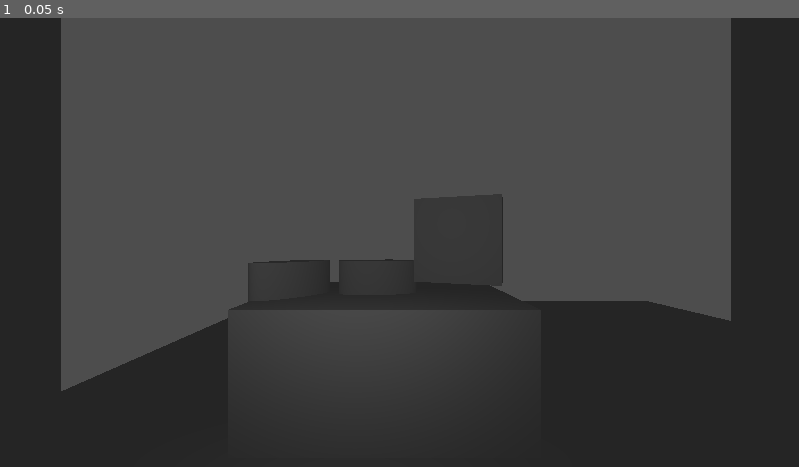
Above: before the commit, frame 1.
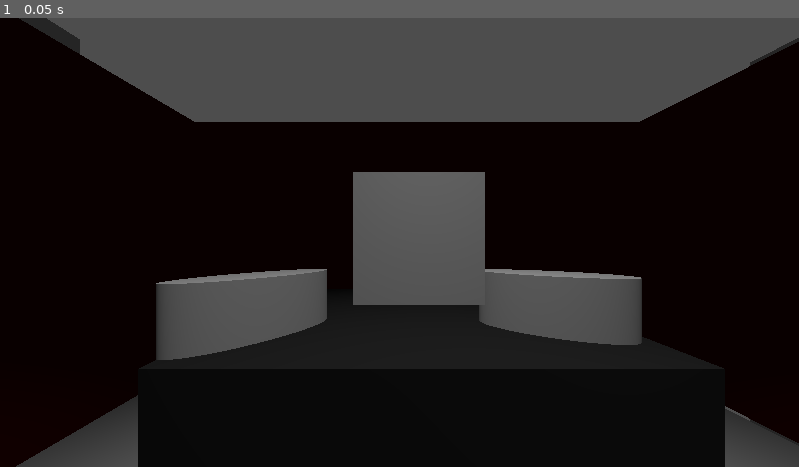
Above: after the commit, the same moment.

Repository: aaracan246/gameoff2025-ettudiopitijopo
Game: Godot game, scene res://Scenes/demo.tscn
The game is run twice, just before and just after one commit, with the same random seed, the same clock (stepped at 60 frames per second) and the same inputs.
Inputs:
- Up to frame 1 (0.05 s): no input

The runs differ from the first frame. In frame 1, 75% of the frame differs, in the area x 0-100%, y 0-100%.

Commit message:
Add map asset and radio scene; update demo and player

Diff:
--- a/waves-from-beyond/Scenes/demo.tscn
+++ b/waves-from-beyond/Scenes/demo.tscn
@@ -1,11 +1,15 @@
-[gd_scene load_steps=7 format=3 uid="uid://cq3tykgg15qkd"]
+[gd_scene load_steps=11 format=3 uid="uid://cq3tykgg15qkd"]
 
 [ext_resource type="PackedScene" uid="uid://ct3rcan86re81" path="res://Scenes/player.tscn" id="1_nsw6b"]
+[ext_resource type="Texture2D" uid="uid://bgdtbfvupwjk7" path="res://Assets/map.jpg" id="2_ie00b"]
 
 [sub_resource type="Environment" id="Environment_nsw6b"]
 ambient_light_energy = 1.48
 
 [sub_resource type="BoxMesh" id="BoxMesh_nsw6b"]
+
+[sub_resource type="StandardMaterial3D" id="StandardMaterial3D_nsw6b"]
+albedo_color = Color(0, 0, 0, 1)
 
 [sub_resource type="PlaneMesh" id="PlaneMesh_ie00b"]
 size = Vector2(13.39, 13.005)
@@ -14,35 +18,72 @@
 
 [sub_resource type="BoxMesh" id="BoxMesh_glc8m"]
 
+[sub_resource type="BoxMesh" id="BoxMesh_ie00b"]
+
+[sub_resource type="StandardMaterial3D" id="StandardMaterial3D_glc8m"]
+albedo_color = Color(0.21470988, 0.035365377, 0, 1)
+
 [node name="Demo" type="Node3D"]
 
 [node name="WorldEnvironment" type="WorldEnvironment" parent="."]
 environment = SubResource("Environment_nsw6b")
 
-[node name="MeshInstance3D2" type="MeshInstance3D" parent="."]
+[node name="Player" parent="." instance=ExtResource("1_nsw6b")]
+transform = Transform3D(1, 0, 0, 0, 1, 0, 0, 0, 1, -0.30649328, 0, -1.6550336)
+
+[node name="Room" type="Node3D" parent="."]
+
+[node name="MeshInstance3D2" type="MeshInstance3D" parent="Room"]
 transform = Transform3D(2.9961286, 0, 0, 0, 2.8322334, 0, 0, 0, 1.9997027, -0.14308167, -2.0607307, -3.7993364)
 mesh = SubResource("BoxMesh_nsw6b")
 skeleton = NodePath("../MeshInstance3D")
+surface_material_override/0 = SubResource("StandardMaterial3D_nsw6b")
 
-[node name="MeshInstance3D" type="MeshInstance3D" parent="."]
-transform = Transform3D(1, 0, 0, 0, 1, 0, 0, 0, 1, 2.0140023, -2.0607307, -3.7993364)
+[node name="MeshInstance3D" type="MeshInstance3D" parent="Room"]
+transform = Transform3D(1, 0, 0, 0, 1, 0, 0, 0, 1, -2.9607418, -2.0607307, -2.4144464)
 mesh = SubResource("PlaneMesh_ie00b")
+skeleton = NodePath("../..")
 
-[node name="SpotLight3D" type="SpotLight3D" parent="."]
-transform = Transform3D(1, 0, 0, 0, 1, 0, 0, 0, 1, -0.42730904, 0.22622538, 0.5489726)
+[node name="SpotLight3D" type="SpotLight3D" parent="Room"]
+transform = Transform3D(1, 0, 0, 0, -0.13576746, 0.9907408, 0, -0.9907408, -0.13576746, -0.04697442, 3.5245607, -2.0892105)
+light_energy = 5.0
+spot_range = 10.0
 
-[node name="MeshInstance3D4" type="MeshInstance3D" parent="."]
-transform = Transform3D(0.72923136, 0, 0.24237487, 0, 0.24770208, 0, -0.68426716, 0, 0.25830165, -1.302499, -0.47698164, -3.5717173)
+[node name="MeshInstance3D4" type="MeshInstance3D" parent="Room"]
+transform = Transform3D(0.72923136, 0, 0.24237487, 0, 0.24770208, 0, -0.68426716, 0, 0.25830165, -1.302499, -0.47698164, -3.2511234)
 mesh = SubResource("CylinderMesh_ie00b")
 skeleton = NodePath("../MeshInstance3D3")
 
-[node name="MeshInstance3D5" type="MeshInstance3D" parent="."]
-transform = Transform3D(0.9932355, 0, 0.041129597, 0, 0.24770208, 0, -0.11611609, 0, 0.35181487, -0.27354598, -0.47698164, -3.7617407)
+[node name="MeshInstance3D5" type="MeshInstance3D" parent="Room"]
+transform = Transform3D(0.9175464, 0, -0.14084424, 0, 0.24770208, 0, 0.3976282, 0, 0.32500494, 0.81327045, -0.47698164, -3.32255)
 mesh = SubResource("CylinderMesh_ie00b")
 skeleton = NodePath("../MeshInstance3D3")
 
-[node name="MeshInstance3D3" type="MeshInstance3D" parent="."]
-transform = Transform3D(0.9352402, 0, -0.12539543, 0, 0.99999994, 0, 0.35401353, 0, 0.33127224, 0.70887256, 0.027065754, -3.521884)
+[node name="MeshInstance3D3" type="MeshInstance3D" parent="Room"]
+transform = Transform3D(0.99999976, 0, 0, 0, 0.9999999, 0, 0, 0, 0.35421076, -0.16012561, 0.027065754, -3.521884)
 mesh = SubResource("BoxMesh_glc8m")
+skeleton = NodePath("../..")
 
-[node name="Player" parent="." instance=ExtResource("1_nsw6b")]
+[node name="MeshInstance3D6" type="MeshInstance3D" parent="Room"]
+transform = Transform3D(1, 0, 0, 0, 4.0497723, 0, 0, 0, 12.821533, 4.2202024, 0, -2.1853433)
+mesh = SubResource("BoxMesh_ie00b")
+surface_material_override/0 = SubResource("StandardMaterial3D_glc8m")
+
+[node name="MeshInstance3D7" type="MeshInstance3D" parent="Room"]
+transform = Transform3D(-4.371139e-08, 0, -12.821533, 0, 4.0497723, 0, 1, 0, -5.60447e-07, -1.5026696, 0.009033918, -5.959456)
+mesh = SubResource("BoxMesh_ie00b")
+surface_material_override/0 = SubResource("StandardMaterial3D_glc8m")
+
+[node name="MeshInstance3D8" type="MeshInstance3D" parent="Room"]
+transform = Transform3D(-1, 0, 1.120894e-06, 0, 4.0497723, 0, -8.742278e-08, 0, -12.821533, -4.2606525, 0.009033918, -3.0847378)
+mesh = SubResource("BoxMesh_ie00b")
+surface_material_override/0 = SubResource("StandardMaterial3D_glc8m")
+
+[node name="MeshInstance3D9" type="MeshInstance3D" parent="Room"]
+transform = Transform3D(1.3113416e-07, 0, 12.821533, 0, 4.0497723, 0, -1, 0, 1.681341e-06, -0.38584518, 0.009033918, 2.8374987)
+mesh = SubResource("BoxMesh_ie00b")
+surface_material_override/0 = SubResource("StandardMaterial3D_glc8m")
+
+[node name="Sprite3D" type="Sprite3D" parent="Room"]
+transform = Transform3D(0.01204053, 0, -0.20901133, 0, 0.20935786, 0, 0.20901133, 0, 0.01204053, 3.5484738, 0, -1)
+texture = ExtResource("2_ie00b")
--- a/waves-from-beyond/Scenes/player.tscn
+++ b/waves-from-beyond/Scenes/player.tscn
@@ -13,10 +13,11 @@
 [sub_resource type="BoxMesh" id="BoxMesh_cvnsp"]
 
 [node name="Player" type="Camera3D"]
+fov = 90.0
 script = ExtResource("1_v0iea")
 
 [node name="Right" type="Area3D" parent="."]
-transform = Transform3D(1, 0, 0, 0, 1, 0, 0, 0, 1, 4.724862, 0, -3.2318857)
+transform = Transform3D(1, 0, 0, 0, 1, 0, 0, 0, 1, 6.3237147, 0, -3.2318857)
 
 [node name="CollisionShape3D" type="CollisionShape3D" parent="Right"]
 transform = Transform3D(1, 0, 0, 0, 1, 0, 0, 0, 1, 0.007572174, 0.23744583, 0)
@@ -27,7 +28,7 @@
 mesh = SubResource("BoxMesh_v0iea")
 
 [node name="Left" type="Area3D" parent="."]
-transform = Transform3D(1, 0, 0, 0, 1, 0, 0, 0, 1, -4.867388, 0, -3.2760248)
+transform = Transform3D(1, 0, 0, 0, 1, 0, 0, 0, 1, -5.867388, 0, -3.2760248)
 
 [node name="CollisionShape3D" type="CollisionShape3D" parent="Left"]
 transform = Transform3D(1, 0, 0, 0, 1, 0, 0, 0, 1, 0, 0.14533234, 0)
--- /dev/null
+++ b/waves-from-beyond/Scenes/radio.tscn
@@ -0,0 +1,23 @@
+[gd_scene load_steps=4 format=3 uid="uid://b2w3amblmdkc1"]
+
+[sub_resource type="BoxShape3D" id="BoxShape3D_6jxtu"]
+size = Vector3(1, 0.45791626, 0.31030273)
+
+[sub_resource type="BoxMesh" id="BoxMesh_8y21s"]
+
+[sub_resource type="SpriteFrames" id="SpriteFrames_6jxtu"]
+
+[node name="Radio" type="Node3D"]
+
+[node name="StaticBody3D" type="StaticBody3D" parent="."]
+
+[node name="CollisionShape3D" type="CollisionShape3D" parent="StaticBody3D"]
+transform = Transform3D(1, 0, 0, 0, 1, 0, 0, 0, 1, 0, 1.5258789e-05, 0.0015869141)
+shape = SubResource("BoxShape3D_6jxtu")
+
+[node name="MeshInstance3D" type="MeshInstance3D" parent="StaticBody3D"]
+transform = Transform3D(1, 0, 0, 0, 0.4525948, 0, 0, 0, 0.30705434, 0, 0, 0)
+mesh = SubResource("BoxMesh_8y21s")
+
+[node name="AnimatedSprite3D" type="AnimatedSprite3D" parent="."]
+sprite_frames = SubResource("SpriteFrames_6jxtu")
--- a/waves-from-beyond/Scripts/player.gd
+++ b/waves-from-beyond/Scripts/player.gd
@@ -37,7 +37,6 @@
 
 
 func _on_right_mouse_entered() -> void:
-	print("Rotar a la derecha")
 	if positionXYZ < 3:
 		positionXYZ += 1
 
@@ -46,7 +45,6 @@
 	rotation_manager()
 
 func _on_left_mouse_entered() -> void:
-	print("Rotar a la izquierda")
 	if positionXYZ > 0:
 		positionXYZ -= 1
 	elif positionXYZ == 0:
Binary file added: waves-from-beyond/Assets/map.jpg
Not shown, added: waves-from-beyond/Assets/map.jpg.import
